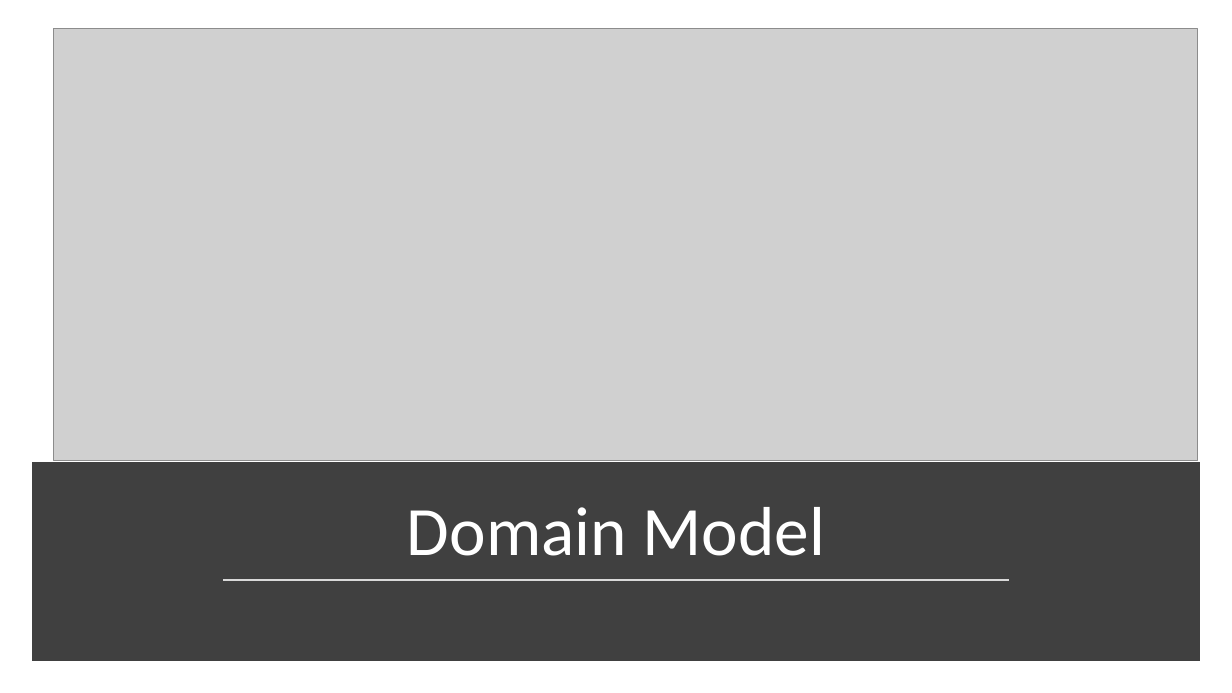
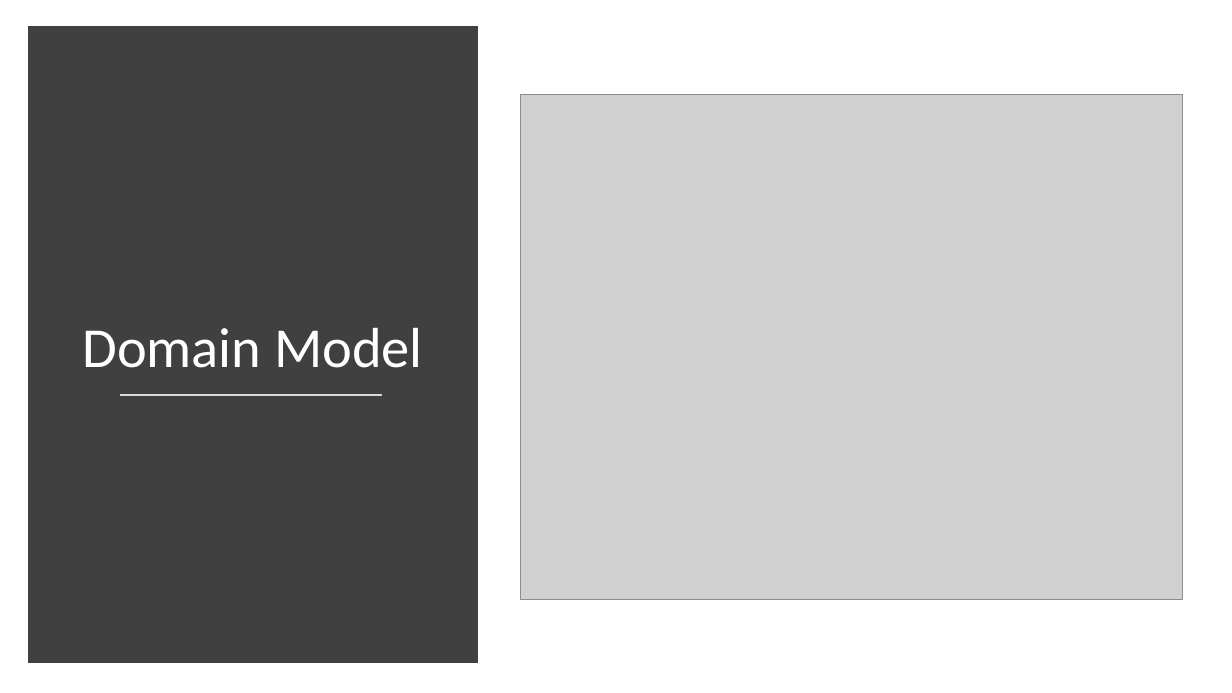
Before and after one commit to wd7792kd/ics370, a slide deck: slide 4 of Project Elaboration P1.pptx. Drawn at 1232x693 pixels with LibreOffice and Linux fonts; fonts in the diff are those of the drawing; grey boxes stand for pictures. Boxes give left, top, right and bottom in pixels: in the first picture for what was removed or moved away, otherwise in the second. Text is boxed around its words. In the diff, an @@ line names an element or a change of style, - is before the commit and + after.

```diff
--- a/Project Elaboration P1.pptx
+++ b/Project Elaboration P1.pptx
@@ picture removed at (x1=54, y1=29, x2=1198, y2=460) @@
@@ rectangle added at (x1=34, y1=32, x2=472, y2=657), fill #404040, outline #404040 10 pt @@
@@ title "Domain Model" moved from (x1=407, y1=507, x2=825, y2=556) to (x1=82, y1=328, x2=423, y2=368) @@
@@ title "Domain Model" at (x1=82, y1=328, x2=423, y2=368): size 54 to 44 pt @@
@@ picture added at (x1=521, y1=94, x2=1184, y2=599) @@
@@ line added from (120, 396) to (382, 396), #D9D9D9 1.75 pt @@
@@ rectangle removed at (x1=38, y1=469, x2=1194, y2=655) @@
@@ line removed from (224, 580) to (1009, 580) @@
```
Also in this commit, not shown: 4 other slides changed, 3 slides added.
